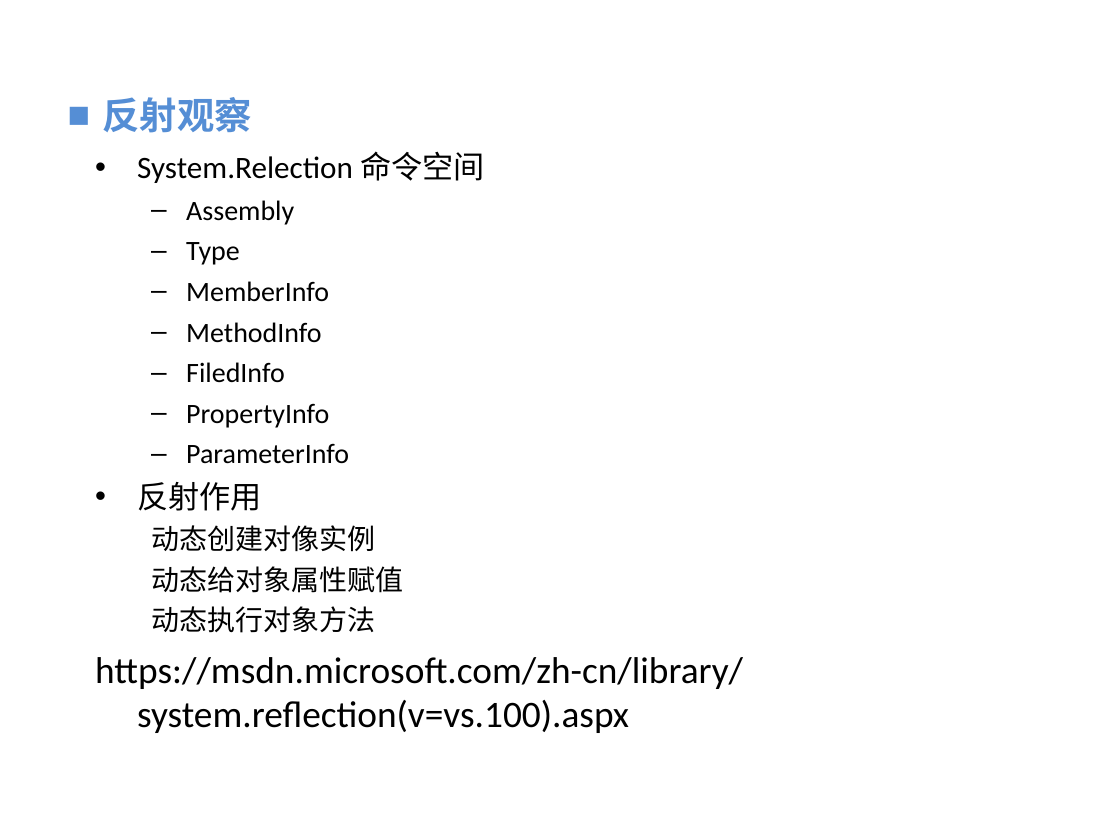
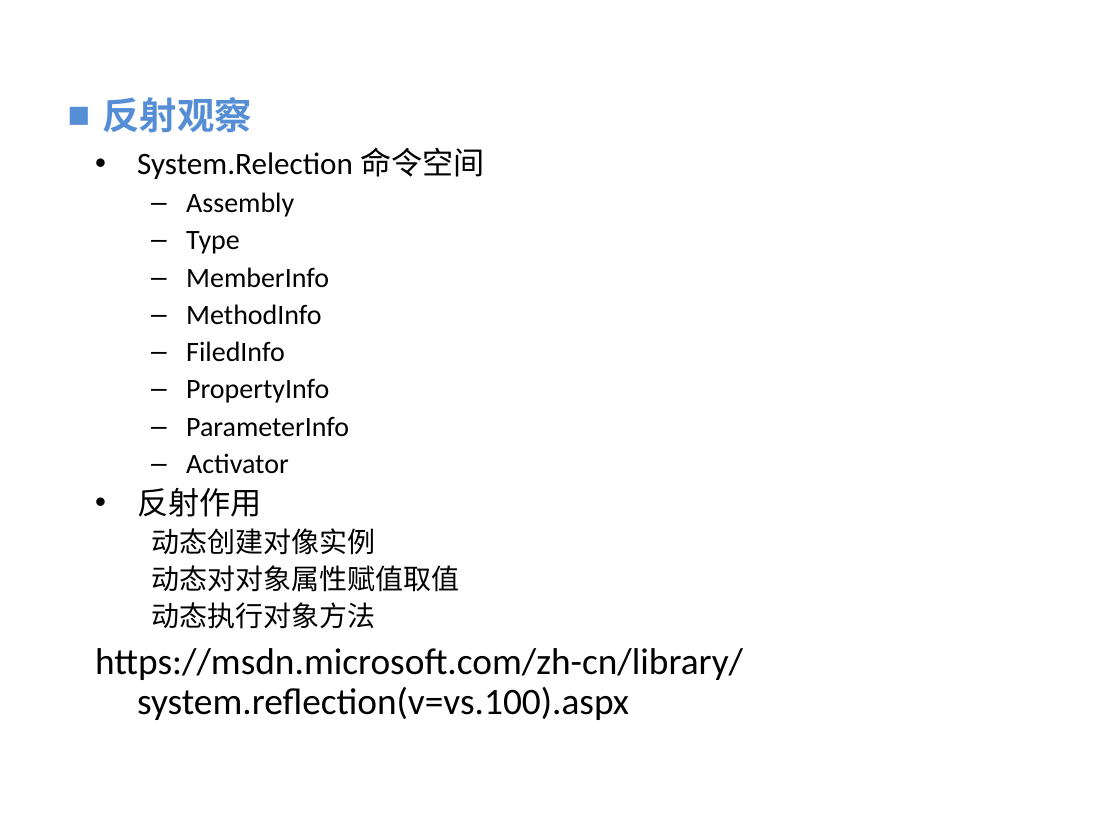
Before and after one commit to vaik/Documents, a slide deck: slide 5 of 我的分享/反射、委托、泛型的理解与应用分享.ppt. Drawn at 1120x840 pixels with LibreOffice and Linux fonts; fonts in the diff are those of the drawing; background and template pictures are left out. Boxes give left, top, right and bottom in pixels: in the first picture for what was removed or moved away, otherwise in the second. Text is boxed around its words. In the diff, an @@ line names an element or a change of style, - is before the commit and + after.

```diff
--- a/我的分享/反射、委托、泛型的理解与应用分享.ppt
+++ b/我的分享/反射、委托、泛型的理解与应用分享.ppt
@@ text at (x1=95, y1=147, x2=743, y2=720): line spacing 1 to 0.9 @@
@@ text at (x1=186, y1=453, x2=289, y2=474): paragraph added @@
+  – Activator
@@ text at (x1=151, y1=565, x2=459, y2=592): text changed @@
-  动态给对象属性赋值
+  动态对对象属性赋值取值
```
Also in this commit, not shown: 9 other slides changed.
